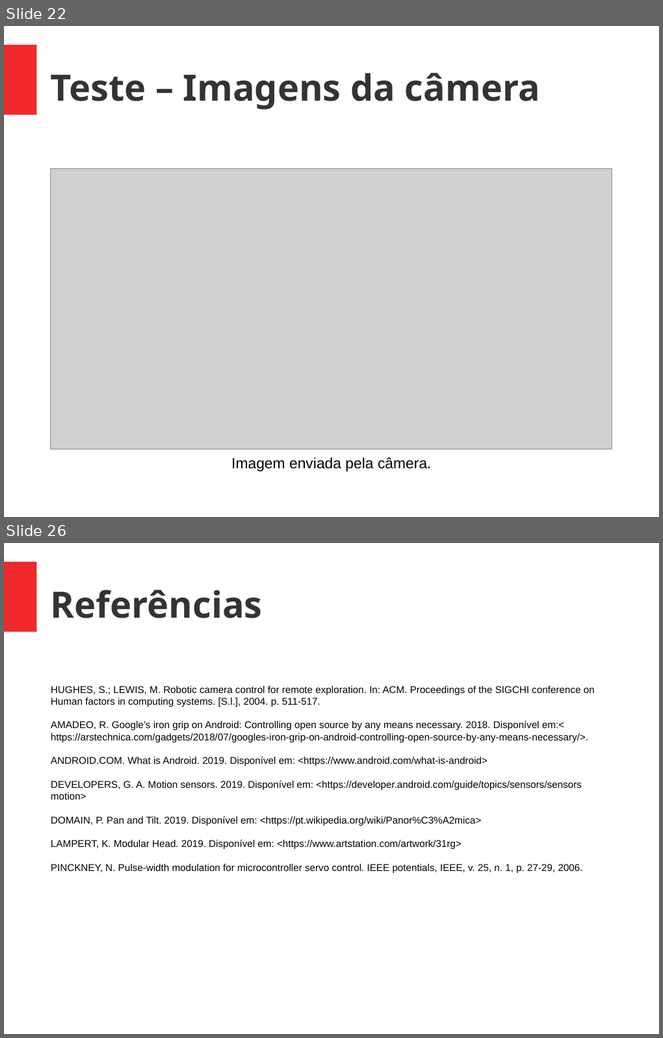
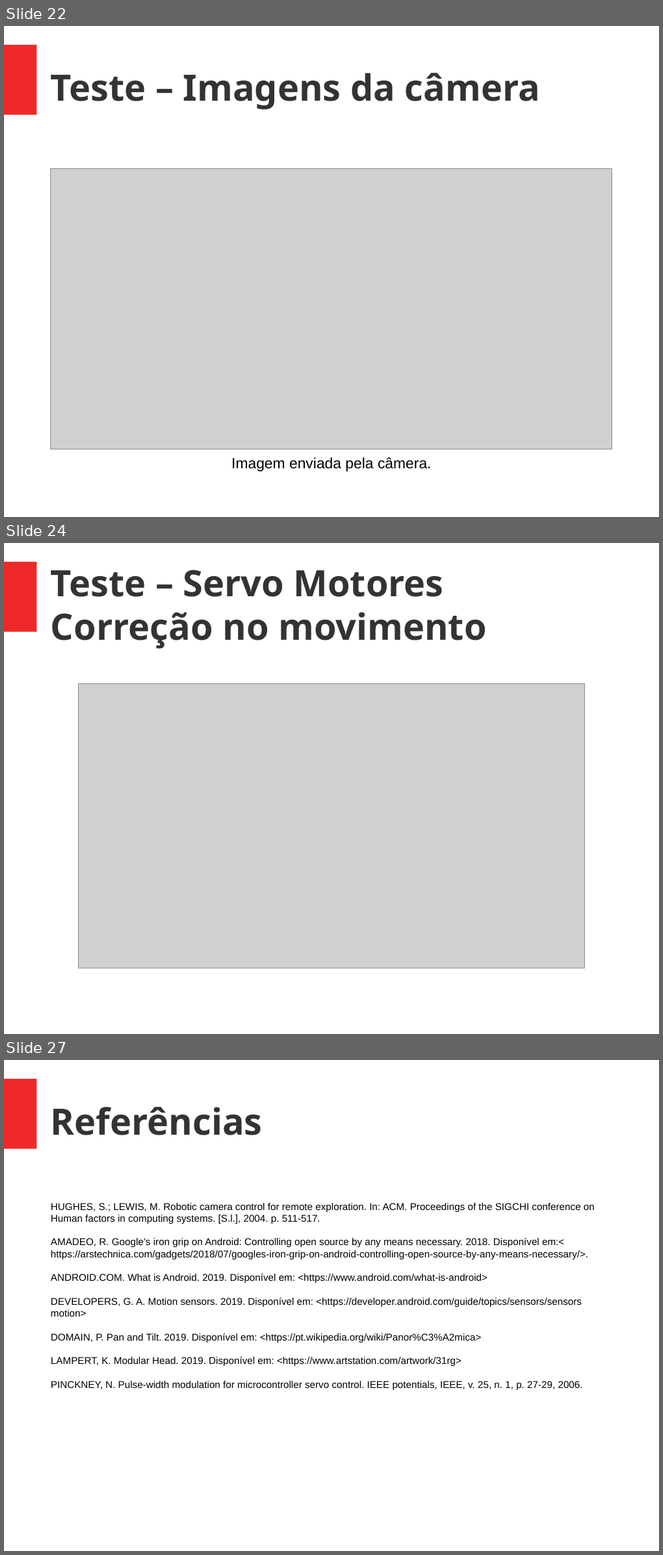
Before and after one commit to raffsalvetti/ENGG60, a slide deck: apresentacao/tcc.odp. Shown one above the other, each under a label of ours: slides 22 and 26 before the commit, slides 22, 24 and 27 after it; the slides between them are not shown. The pictures are 663x1038 and 663x1555 pixels, drawn with LibreOffice and Linux fonts; fonts in the diff are those of the drawing; grey boxes stand for pictures. Boxes give left, top, right and bottom in pixels: in the first picture for what was removed or moved away, otherwise in the second. Text is boxed around its words. In the diff, an @@ line names an element or a change of style, - is before the commit and + after.

Commit message:
adicionado conclusao e testes na apresentacao; adicionado videos

```diff
--- a/apresentacao/tcc.odp
+++ b/apresentacao/tcc.odp
@@ slide 24 added at (4,543,659,1034), background #FFFFFF; not listed: 1 template element that a slide beside it also shows @@
@@ title added at (51,570,487,649), 44 pt, text #333333, bold @@
+Teste – Servo Motores
+Correção no movimento
@@ picture added at (78,683,586,968) @@
@@ what was slide 26 is now slide 27 @@
```
Also in this commit, not shown: 2 slides changed, 2 other slides added, 2 slides removed, 3 other files.
